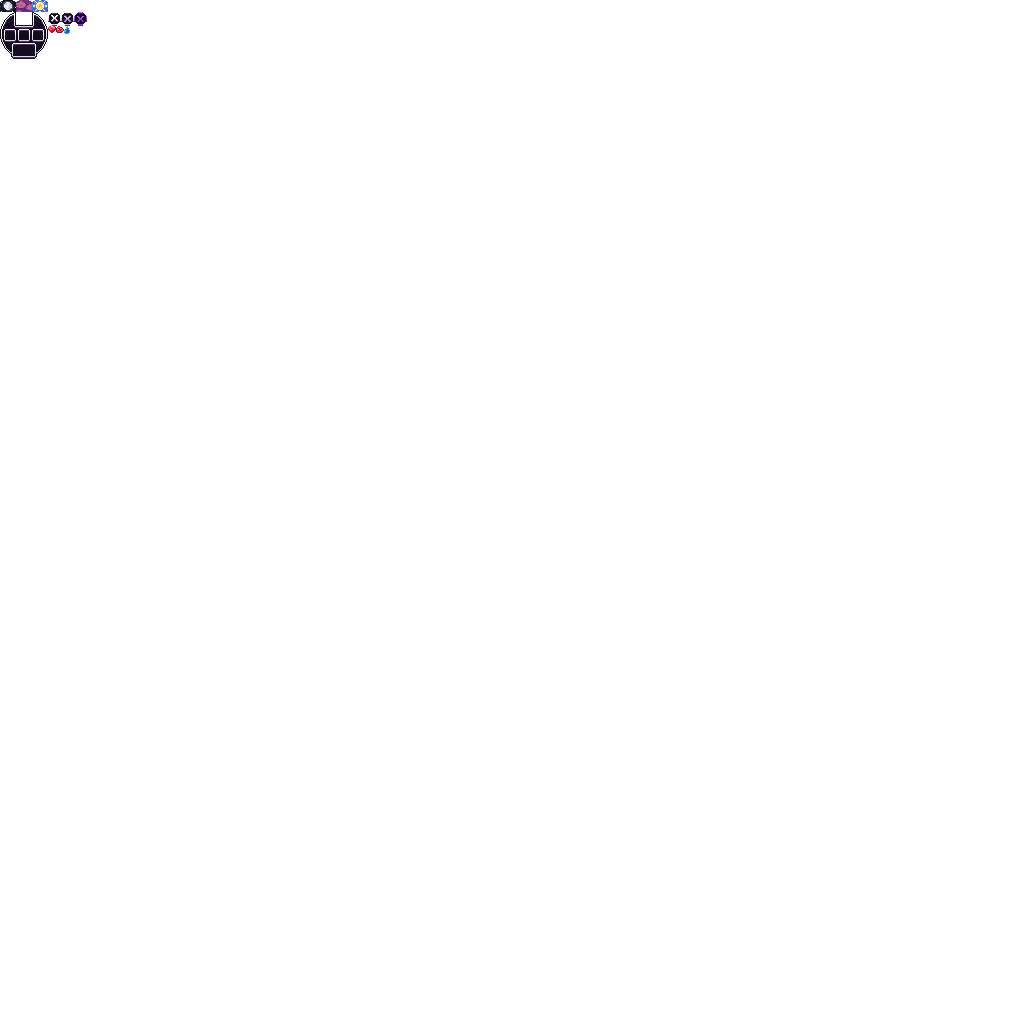
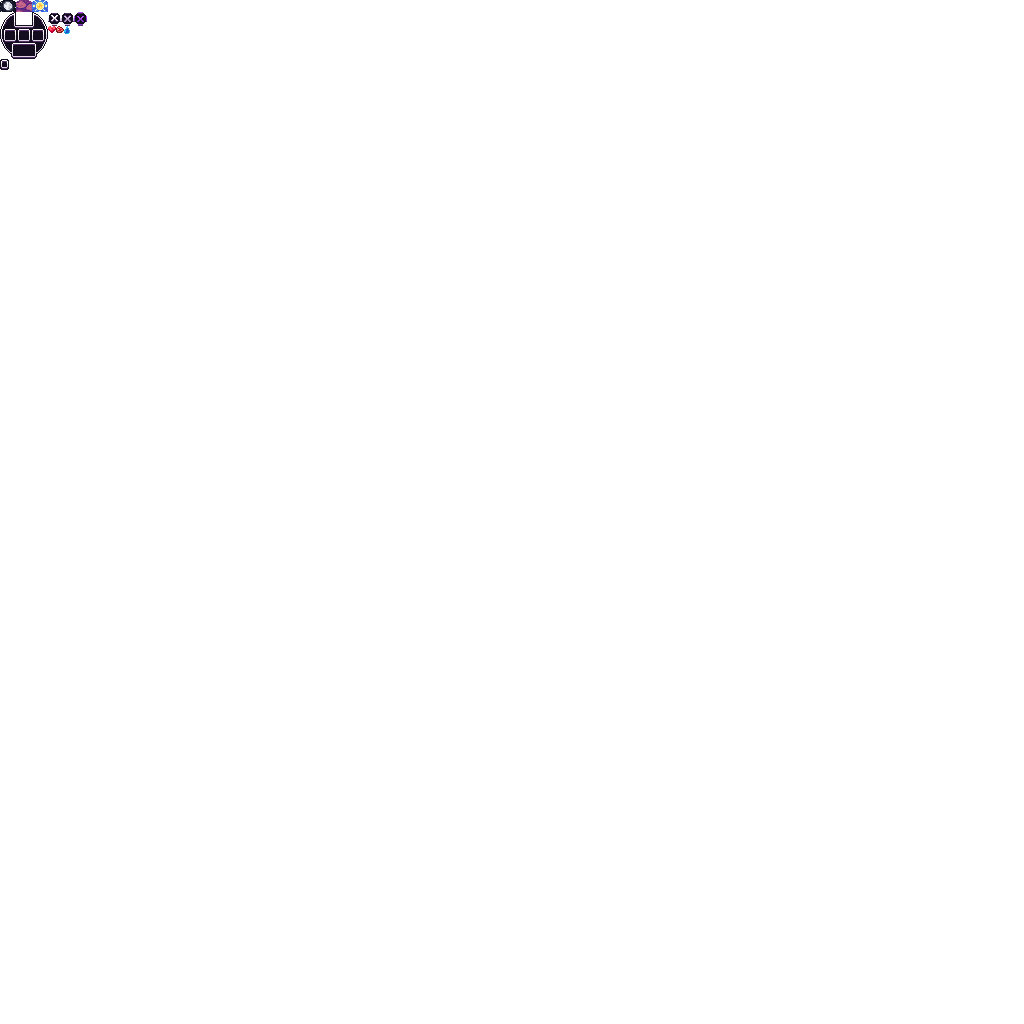
Comparing the layer stacks of the two 1024 x 1024 images. Changes:
renamed "Layer 3" to "tooltip_bg_sliceable", showed it, painted on it over [left=0, top=59, right=9, bottom=70]
